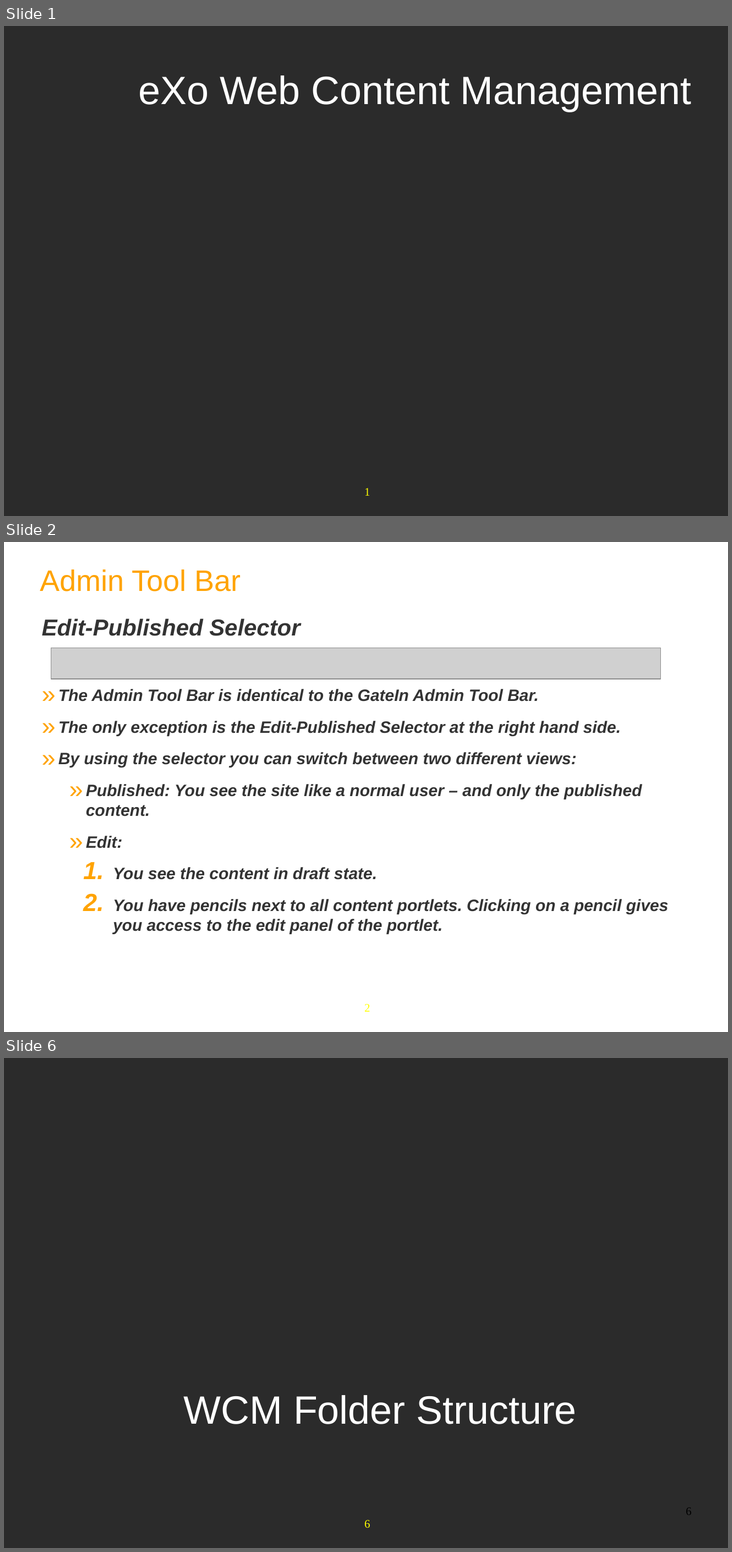
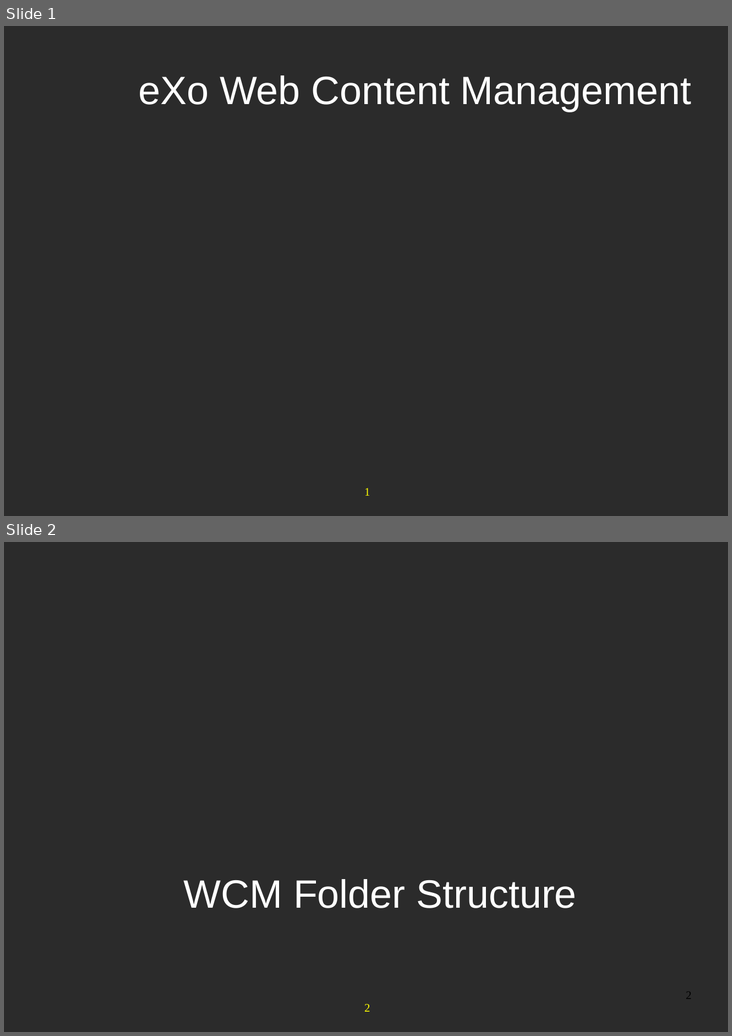
Before and after one commit to anhvurz90/training, a slide deck: slides/exo-developer/en/280-WCM-XDev-en.ppt. Shown one above the other, each under a label of ours: slides 1, 2 and 6 before the commit, slides 1 and 2 after it; the slides between them are not shown. The pictures are 732x1552 and 732x1036 pixels, drawn with LibreOffice and Linux fonts; fonts in the diff are those of the drawing; grey boxes stand for pictures; background and template pictures are left out; a plain dark background stands for a picture behind light text. Boxes give left, top, right and bottom in pixels: in the first picture for what was removed or moved away, otherwise in the second. Text is boxed around its words. In the diff, an @@ line names an element or a change of style, - is before the commit and + after.

```diff
--- a/slides/exo-developer/en/280-WCM-XDev-en.ppt
+++ b/slides/exo-developer/en/280-WCM-XDev-en.ppt
@@ slide 2 removed at (x1=4, y1=542, x2=728, y2=1032), background #FFFFFF; not listed: 1 template element that a slide beside it also shows @@
@@ text removed at (x1=40, y1=570, x2=241, y2=592) @@
-Admin Tool Bar
@@ text removed at (x1=42, y1=618, x2=668, y2=934) @@
-Edit-Published Selector
-» The Admin Tool Bar is identical to the GateIn Admin Tool Bar.
-» The only exception is the Edit-Published Selector at the right hand side.
-» By using the selector you can switch between two different views:
-  » Published: You see the site like a normal user – and only the published content.
-  » Edit:
-    1. You see the content in draft state.
-    2. You have pencils next to all content portlets. Clicking on a pencil gives you access to the edit panel of the portlet.
@@ picture removed at (x1=51, y1=648, x2=661, y2=679) @@
@@ what was slide 6 is now slide 2 @@
@@ page number at (x1=685, y1=992, x2=691, y2=999): text changed @@
-6
+2
@@ page number at (x1=364, y1=1004, x2=370, y2=1012): text changed @@
-6
+2
```
Also in this commit, not shown: 3 slides changed, 8 other slides removed, 2 other files.
